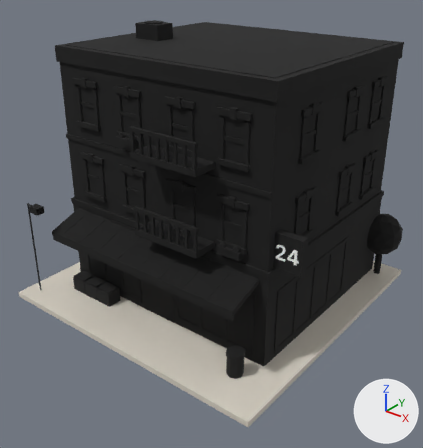
Renders of the FBX model Modeller/Binalar/Market_market_24_1_2.fbx from each side of a commit.
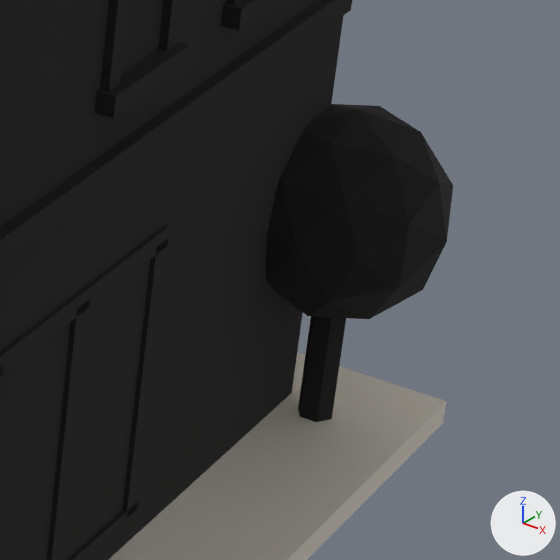
Each version appears first whole from a camera (50 mm lens) standing at (13.66, -17.47, 13.74) and looking at (0.39, -0.88, 3.46), and next in a close-up on the part from 75% to 100% of the width and 43% to 67% of the height. The axes (+X, +Y, +Z) are drawn at lower right. The lights are the same throughout. The older version's two pictures come first. Where no turn or scale is listed for an object, it has been applied to the vertices. Vertices at exactly the same position are counted once.

The first close-up shows 'Market_market_24_1_2'.
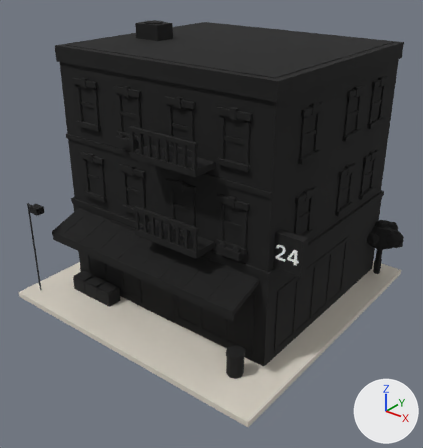
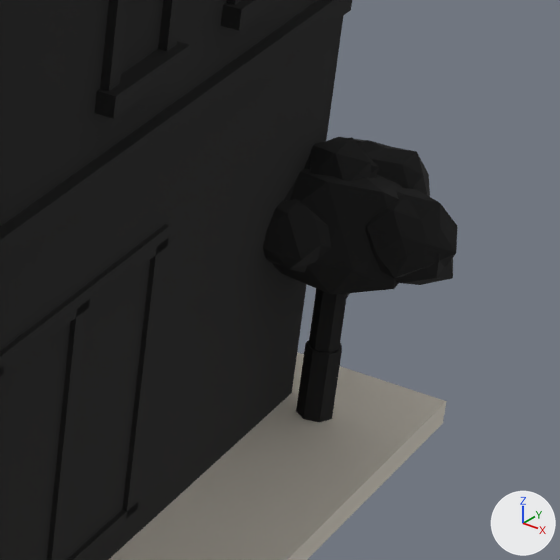
The newer file is also turned or shifted as a whole; pictures and numbers use the older file's frame.

Location of each change, (x1, y1, x2, y2) in pixels of the close-ups (560 x 560 px):
'Market_market_24_1_2', reshaped
    before: (0, 0, 453, 560)
    after: (0, 0, 457, 560)
part 1 of me_market_market_24_1_2, added (black)
    after: (309, 288, 347, 353)
part 2 of me_market_market_24_1_2, rebuilt
    before: (266, 104, 453, 319)
    after: (273, 168, 402, 295)
part 3 of me_market_market_24_1_2, cut back
    before: (298, 316, 346, 422)
    after: (263, 137, 457, 423)

What changed in the scene script:
```text
Add mat_yaprakorta_5a8240:
    mat_yaprakorta_5a8240 = principled_material('YaprakOrta_5a8240')
    mat_yaprakorta_5a8240.base_color = (0.102, 0.223, 0.0513)  # green #5a8240
    mat_yaprakorta_5a8240.roughness = 0.85
Add mat_yaprakenacik_cfd879:
    mat_yaprakenacik_cfd879 = principled_material('YaprakEnAcik_cfd879')
    mat_yaprakenacik_cfd879.base_color = (0.624, 0.687, 0.191)  # yellow #cfd879
    mat_yaprakenacik_cfd879.roughness = 0.85
Add mat_yaprakkoyu_34502f:
    mat_yaprakkoyu_34502f = principled_material('YaprakKoyu_34502f')
    mat_yaprakkoyu_34502f.base_color = (0.0343, 0.0802, 0.0284)  # dark green #34502f
    mat_yaprakkoyu_34502f.roughness = 0.85
Add mat_yaprakacik_98b84f:
    mat_yaprakacik_98b84f = principled_material('YaprakAcik_98b84f')
    mat_yaprakacik_98b84f.base_color = (0.314, 0.479, 0.0782)  # green #98b84f
    mat_yaprakacik_98b84f.roughness = 0.85
Change me_market_market_24_1_2:
    used by ob_market_market_24_1_2; location = (0.0, 0.0, 0.0)
    remove me_market_market_24_1_2.from_pydata(...)  # 4580 vertices, 3675 faces; spans x -6.04..6.04, y -6.0..6.0, z 0.0..10.86
    add me_market_market_24_1_2.from_pydata(...)  # 5412 vertices, 5159 faces; spans x -6.04..6.17, y -6.0..6.15, z 0.0..10.86
    me_market_market_24_1_2 part 1: a new loose piece, a 7-sided cylinder along z spanning x 5.04..5.29, y 4.97..5.23, z 0.79..1.57, in mat_cizgi_141414 (black #141414)
    me_market_market_24_1_2 part 2: the loose piece of 42 vertices spanning x 4.27..6.04, y 4.21..5.99, z 1.23..3.09 is rebuilt with 42 vertices and now spans x 4.49..5.86, y 4.36..5.82, z 1.46..2.6
    me_market_market_24_1_2 part 3: 22 vertices removed from x 5.0..5.31, y 4.97..5.23, z 0.04..1.52; 826 vertices added at x 4.15..6.17, y 4.22..6.15, z 0.04..2.78
    other edits to the shape of me_market_market_24_1_2 do not show in these pictures
    remove me_market_market_24_1_2.materials.append(mat_agac_7fa04a)  # green #7fa04a
    add me_market_market_24_1_2.materials.append(mat_yaprakkoyu_34502f)  # dark green #34502f
    add me_market_market_24_1_2.materials.append(mat_yaprakorta_5a8240)  # green #5a8240
    add me_market_market_24_1_2.materials.append(mat_yaprakacik_98b84f)  # green #98b84f
    add me_market_market_24_1_2.materials.append(mat_yaprakenacik_cfd879)  # yellow #cfd879
```
